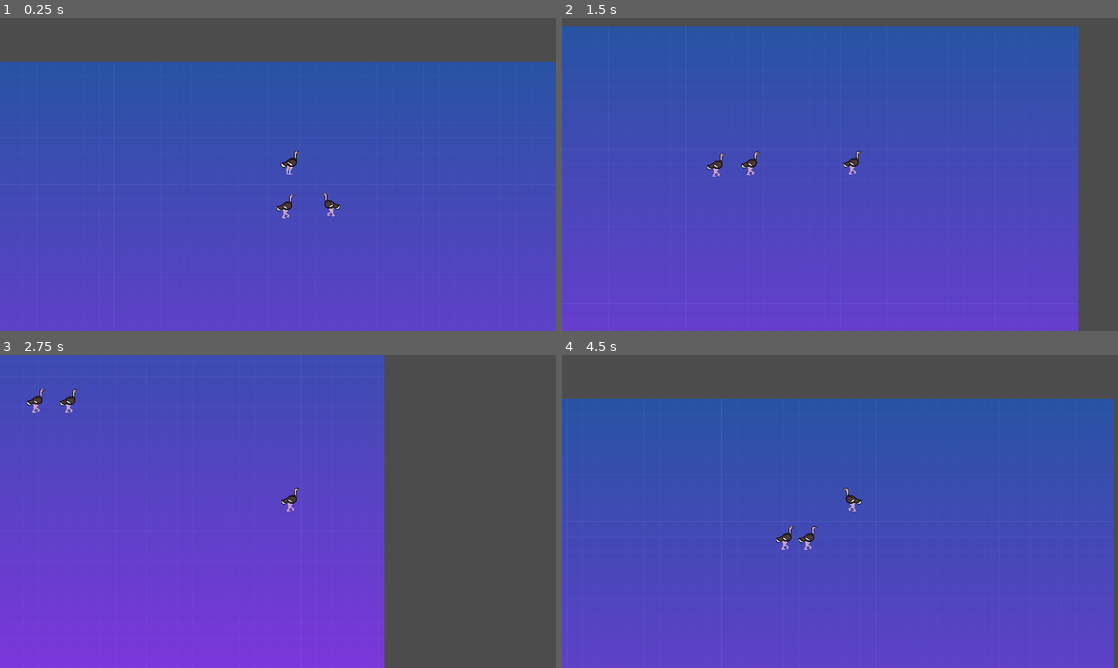
Above: before the commit, frames 1-4 (two rows, left to right).
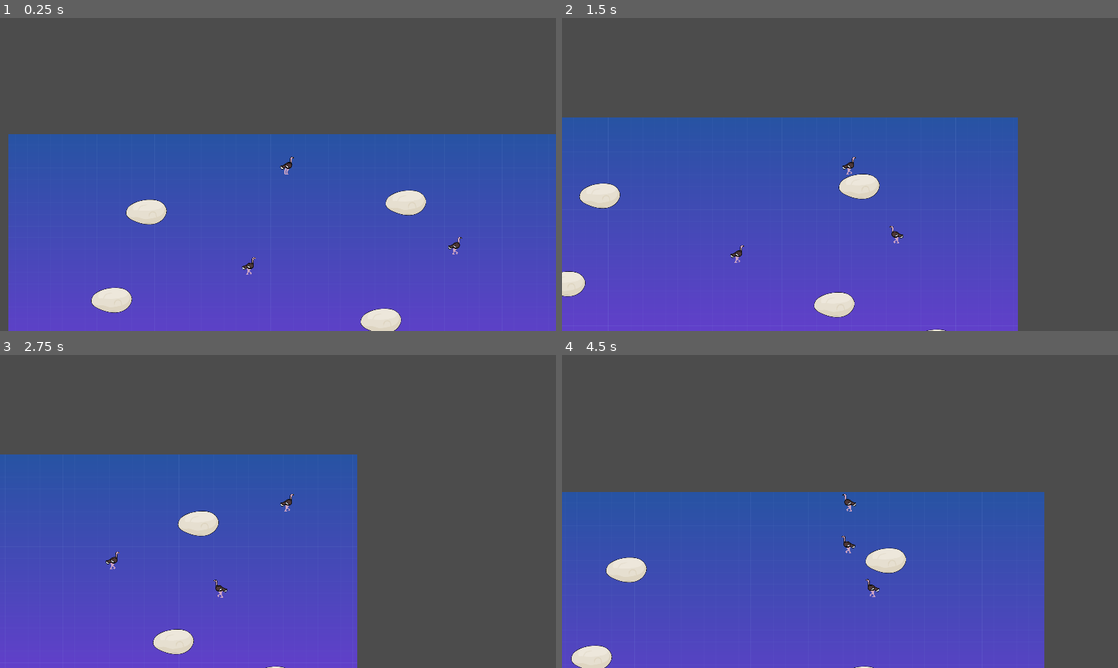
Above: after the commit, the same moments.

Repository: wholeNaNyards/game-ai
Game: Godot game, scene res://src/Main.tscn
The game is run twice, just before and just after one commit, with the same random seed, the same clock (stepped at 60 frames per second) and the same inputs.
Inputs (mouse positions are in pixels of both pictures, inside the frame that each line leads up to):
- Up to frame 1 (0.25 s): no input
- Up to frame 2 (1.5 s): move the mouse to (962, 158) at 0.52 s; press the mouse at (962, 158) at 0.53 s; hold D (move_right) 0.53-1.28 s; move the mouse to (728, 190) at 1.27 s; release the mouse at (728, 190) at 1.28 s; hold S (move_down) from 1.28 s (still down); click (728, 190) at 1.35 s
- Up to frame 3 (2.75 s): move the mouse to (333, 442) at 2.02 s; release S (move_down) at 2.03 s; press the mouse at (333, 442) at 2.03 s; hold D (move_right) from 2.03 s (still down)
- Up to frame 4 (4.5 s): move the mouse to (812, 574) at 2.77 s; release D (move_right) at 2.78 s; release the mouse at (812, 574) at 2.78 s; hold W (move_up) 2.78-3.53 s; click (812, 574) at 2.85 s; move the mouse to (1006, 558) at 3.52 s; press the mouse at (1006, 558) at 3.53 s; hold A (move_left) from 3.53 s (still down); move the mouse to (673, 464) at 4.27 s; release the mouse at (673, 464) at 4.28 s; click (673, 464) at 4.35 s

The runs differ from the first frame. In frame 1, 26% of the frame differs, in the area x 0-100%, y 14-100%; in frame 2, 37%; in frame 3, 69%, in the area x 0-70%, y 0-100%; in frame 4, 39%.

Commit message:
Refactored steering behaviors

Diff:
--- a/MovingEntity.gd
+++ b/MovingEntity.gd
@@ -1,20 +1,25 @@
 class_name MovingEntity
 extends KinematicBody2D
 
-export (int, 10, 10000) var max_speed = 800
-export (float, 0.1, 20.0) var mass = 5.0
-export (float, 10, 10000) var max_force = 800.0
+export (int, 10, 10000) var max_speed = 250
+export (int, 10, 10000) var speed = 500
+export (float, 0.1, 20.0) var mass = 1.0
+# Controls how hard it is to turn the vehicle
+export (float, 10.0, 100000) var max_force = 50000.0
 
 var velocity = Vector2()
 
 func get_velocity() -> Vector2:
 	return velocity
 
+func get_speed() -> int:
+	return speed
+
 func get_max_speed() -> int:
 	return max_speed
 
 func get_position() -> Vector2:
-	return position
+	return global_position
 
 func get_mass() -> float:
 	return mass
--- a/src/Main.tscn
+++ b/src/Main.tscn
@@ -1,10 +1,17 @@
-[gd_scene load_steps=6 format=2]
+[gd_scene load_steps=9 format=2]
 
 [ext_resource path="res://src/ai/Prey.tscn" type="PackedScene" id=1]
 [ext_resource path="res://src/Rock.tscn" type="PackedScene" id=2]
 [ext_resource path="res://assets/background.png" type="Texture" id=3]
 [ext_resource path="res://src/Main.gd" type="Script" id=4]
 [ext_resource path="res://src/player/Player.tscn" type="PackedScene" id=5]
+[ext_resource path="res://src/ai/Predator.tscn" type="PackedScene" id=6]
+
+[sub_resource type="RectangleShape2D" id=1]
+extents = Vector2( 984, 12 )
+
+[sub_resource type="RectangleShape2D" id=2]
+extents = Vector2( 16, 560 )
 
 [node name="Main" type="Node2D"]
 position = Vector2( 0, 3 )
@@ -15,68 +22,72 @@
 texture = ExtResource( 3 )
 
 [node name="Player" parent="." instance=ExtResource( 5 )]
-position = Vector2( 88, -75 )
+position = Vector2( 90, -227 )
+collision_mask = 16
+
+[node name="Prey" parent="." instance=ExtResource( 1 )]
+position = Vector2( -16, 85 )
+
+[node name="Predator" parent="." instance=ExtResource( 6 )]
+position = Vector2( 696, 21 )
 
 [node name="Rocks" type="Node2D" parent="."]
-visible = false
 
 [node name="Rock" parent="Rocks" instance=ExtResource( 2 )]
-position = Vector2( 368, 157 )
+position = Vector2( 528, -83 )
 
 [node name="Rock2" parent="Rocks" instance=ExtResource( 2 )]
-position = Vector2( -48, 269 )
+position = Vector2( -368, -51 )
+
+[node name="Rock5" parent="Rocks" instance=ExtResource( 2 )]
+position = Vector2( -488, 253 )
+
+[node name="Rock6" parent="Rocks" instance=ExtResource( 2 )]
+position = Vector2( -464, 573 )
+
+[node name="Rock7" parent="Rocks" instance=ExtResource( 2 )]
+position = Vector2( 784, 453 )
 
 [node name="Rock3" parent="Rocks" instance=ExtResource( 2 )]
-position = Vector2( 176, 225 )
+position = Vector2( -16, 501 )
 
 [node name="Rock4" parent="Rocks" instance=ExtResource( 2 )]
-position = Vector2( 376, 29 )
+position = Vector2( 442, 325 )
 
-[node name="Rock5" parent="Rocks" instance=ExtResource( 2 )]
-position = Vector2( 64, -55 )
+[node name="Walls" type="Node2D" parent="."]
 
-[node name="Rock6" parent="Rocks" instance=ExtResource( 2 )]
-position = Vector2( -112, 45 )
+[node name="WallTop" type="StaticBody2D" parent="Walls"]
+position = Vector2( -336, -371 )
+collision_layer = 16
+collision_mask = 0
 
-[node name="Rock10" parent="Rocks" instance=ExtResource( 2 )]
-position = Vector2( 312, -179 )
+[node name="CollisionShape2D" type="CollisionShape2D" parent="Walls/WallTop"]
+position = Vector2( 456, -4 )
+shape = SubResource( 1 )
 
-[node name="Rock11" parent="Rocks" instance=ExtResource( 2 )]
-position = Vector2( 40, -155 )
+[node name="WallLeft" type="StaticBody2D" parent="Walls"]
+position = Vector2( -840, 709 )
+collision_layer = 16
+collision_mask = 0
 
-[node name="Rock7" parent="Rocks" instance=ExtResource( 2 )]
-position = Vector2( 352, -75 )
+[node name="CollisionShape2D" type="CollisionShape2D" parent="Walls/WallLeft"]
+position = Vector2( -8, -536 )
+shape = SubResource( 2 )
 
-[node name="Rock8" parent="Rocks" instance=ExtResource( 2 )]
-position = Vector2( -192, 245 )
+[node name="WallBottom" type="StaticBody2D" parent="Walls"]
+position = Vector2( 4, 1085 )
+collision_layer = 16
+collision_mask = 0
 
-[node name="Rock9" parent="Rocks" instance=ExtResource( 2 )]
-position = Vector2( -256, 93 )
+[node name="CollisionShape2D2" type="CollisionShape2D" parent="Walls/WallBottom"]
+position = Vector2( 120, -375 )
+shape = SubResource( 1 )
 
-[node name="Rock12" parent="Rocks" instance=ExtResource( 2 )]
-position = Vector2( 54, -251 )
+[node name="WallRight" type="StaticBody2D" parent="Walls"]
+position = Vector2( 1072, 5 )
+collision_layer = 16
+collision_mask = 0
 
-[node name="Rock13" parent="Rocks" instance=ExtResource( 2 )]
-position = Vector2( 72, -351 )
-
-[node name="Rock14" parent="Rocks" instance=ExtResource( 2 )]
-position = Vector2( 360, -355 )
-
-[node name="Rock15" parent="Rocks" instance=ExtResource( 2 )]
-position = Vector2( 216, -387 )
-
-[node name="Prey" parent="." instance=ExtResource( 1 )]
-position = Vector2( 104, 45 )
-max_speed = 2000
-mass = 1.0
-max_force = 2000.0
-initial_leader = NodePath("../Player")
-offset = Vector2( -50, -50 )
-
-[node name="Prey2" parent="." instance=ExtResource( 1 )]
-position = Vector2( 233, 37 )
-max_speed = 2000
-mass = 1.0
-max_force = 2000.0
-initial_leader = NodePath("../Player")
-offset = Vector2( 0, -50 )
+[node name="CollisionShape2D2" type="CollisionShape2D" parent="Walls/WallRight"]
+position = Vector2( 8, 168 )
+shape = SubResource( 2 )
--- a/src/ai/AI.gd
+++ b/src/ai/AI.gd
@@ -8,9 +8,6 @@
 export (int, 1, 1000) var wander_radius = 250
 export (float, 0.1, 100) var wander_angle_change: float = 2
 
-# Arrive Behavior
-export (float, 1.0, 500.0) var slowing_radius = 200.0
-
 func _physics_process(delta: float) -> void:
-	velocity = steering_manager.calculate(delta)
-	velocity = move_and_slide(velocity)
+	var new_velocity = steering_manager.calculate(delta)
+	velocity = move_and_slide(new_velocity)
--- a/src/ai/AI.tscn
+++ b/src/ai/AI.tscn
@@ -7,6 +7,5 @@
 collision_layer = 0
 collision_mask = 0
 script = ExtResource( 8 )
-mass = 20.0
 
 [node name="SteeringManager" parent="." instance=ExtResource( 9 )]
--- a/src/ai/Predator.gd
+++ b/src/ai/Predator.gd
@@ -9,6 +9,11 @@
 
 onready var starting_position = position
 
+# Obstacle Avoidance
+export var avoid_collisions = true
+var max_avoid_force : float = 500
+onready var raycasts : Node2D = $Raycasts
+
 func _ready() -> void:
 	animated_sprite.play("walking")
 
@@ -18,9 +23,12 @@
 	else:
 		animated_sprite.flip_h = true
 
-	if position.distance_to(starting_position) > 500:
-		steering_manager.seek(starting_position)
-		return
+	if avoid_collisions:
+		steering_manager.obstacle_avoidance(raycasts, max_avoid_force)
+
+#	if position.distance_to(starting_position) > 1000:
+#		steering_manager.seek(starting_position)
+#		return
 
 	if resting:
 		stamina += 1
--- a/src/ai/Predator.tscn
+++ b/src/ai/Predator.tscn
@@ -8,17 +8,16 @@
 extents = Vector2( 24, 32 )
 
 [sub_resource type="CircleShape2D" id=1]
-radius = 768.0
+radius = 316.986
 
 [node name="Predator" instance=ExtResource( 1 )]
 collision_layer = 8
-collision_mask = 4
+collision_mask = 21
 script = ExtResource( 2 )
-mass = 5.0
 max_stamina = 2000
+avoid_collisions = true
 
 [node name="CollisionShape2D" type="CollisionShape2D" parent="." index="0"]
-position = Vector2( 0, -32 )
 shape = SubResource( 2 )
 
 [node name="PreyDetector" type="Area2D" parent="." index="2"]
@@ -31,10 +30,31 @@
 shape = SubResource( 1 )
 
 [node name="AnimatedSprite" type="AnimatedSprite" parent="." index="3"]
-position = Vector2( 0, -32 )
 scale = Vector2( 0.5, 0.5 )
 frames = ExtResource( 3 )
 animation = "walking"
 
+[node name="Raycasts" type="Node2D" parent="." index="4"]
+position = Vector2( 0, 16 )
+scale = Vector2( 0.5, 0.5 )
+
+[node name="RayCast2D" type="RayCast2D" parent="Raycasts" index="0"]
+position = Vector2( 0, -72 )
+enabled = true
+cast_to = Vector2( 48, 0 )
+collision_mask = 17
+
+[node name="RayCast2D2" type="RayCast2D" parent="Raycasts" index="1"]
+position = Vector2( 0, -32 )
+enabled = true
+cast_to = Vector2( 48, 0 )
+collision_mask = 17
+
+[node name="RayCast2D3" type="RayCast2D" parent="Raycasts" index="2"]
+position = Vector2( 0, 8 )
+enabled = true
+cast_to = Vector2( 48, 0 )
+collision_mask = 17
+
 [connection signal="body_entered" from="PreyDetector" to="." method="_on_PreyDetector_body_entered"]
 [connection signal="body_exited" from="PreyDetector" to="." method="_on_PreyDetector_body_exited"]
--- a/src/ai/Prey.gd
+++ b/src/ai/Prey.gd
@@ -1,21 +1,20 @@
 extends AI
 
 onready var animated_sprite : AnimatedSprite = $AnimatedSprite
-onready var obstacle_detector : Area2D = $ObstacleDetector
-onready var sprite_size = animated_sprite.frames.get_frame("walking", 0).get_size() * animated_sprite.scale * .5
-onready var shape : Shape2D = $ObstacleDetector/CollisionShape2D.shape
+onready var starting_position = position
 
+# Avoidance Steering
+var predator : AI
+
+# Leader Following
 export var initial_leader := NodePath()
 var leader: MovingEntity
+export var offset : float = 200
 
-export var min_box_length : int = 25
-var box_length : float
-
-export var offset : Vector2
-
-var predator : AI
-
-onready var starting_position = position
+# Obstacle Avoidance
+export var avoid_collisions = true
+var max_avoid_force : float = 500
+onready var raycasts : Node2D = $Raycasts
 
 func _ready() -> void:
 	animated_sprite.play("walking")
@@ -23,28 +22,25 @@
 		leader = get_node(initial_leader)
 
 func _physics_process(_delta: float) -> void:
-	box_length = min_box_length + abs(((get_velocity() / get_max_speed()) * min_box_length).x)
-	shape.extents = Vector2(box_length, sprite_size.y + 10)
+#	animated_sprite.rotation = velocity.angle()
 
 	if velocity.x >= 0:
-		obstacle_detector.position = Vector2(shape.extents.x + sprite_size.x, -sprite_size.y/2)
 		animated_sprite.flip_h = false
 	else:
-		obstacle_detector.position = Vector2(-shape.extents.x - sprite_size.x, -sprite_size.y/2)
 		animated_sprite.flip_h = true
+
+	if avoid_collisions:
+		steering_manager.obstacle_avoidance(raycasts, max_avoid_force)
 
 	if leader:
 		steering_manager.offset_pursuit(leader, offset)
-		return
-
-	if position.distance_to(starting_position) > 1000:
-		steering_manager.seek(starting_position)
-		return
-
-	if predator != null:
+#	elif position.distance_to(starting_position) > 500:
+#		steering_manager.seek(starting_position)
+	elif predator != null:
 		steering_manager.evade(predator)
 	elif Input.is_action_pressed("left_click"):
-		steering_manager.seek(get_global_mouse_position())
+		var mouse_pos = get_global_mouse_position()
+		steering_manager.seek(mouse_pos)
 	else:
 		steering_manager.wander(wander_distance, wander_radius, wander_angle_change)
 
@@ -58,6 +54,3 @@
 
 func get_animated_sprite() -> AnimatedSprite:
 	return animated_sprite
-
-func _on_ObstacleDetector_body_entered(body: Node2D) -> void:
-	steering_manager.obstacle_avoidance(body, box_length)
--- a/src/ai/Prey.tscn
+++ b/src/ai/Prey.tscn
@@ -8,27 +8,21 @@
 extents = Vector2( 24, 32 )
 
 [sub_resource type="CircleShape2D" id=1]
-radius = 320.0
-
-[sub_resource type="RectangleShape2D" id=3]
-extents = Vector2( 24, 16 )
+radius = 184.567
 
 [node name="Prey" instance=ExtResource( 1 )]
 position = Vector2( 1, 0 )
 collision_layer = 4
-collision_mask = 24
+collision_mask = 25
 script = ExtResource( 2 )
-mass = 5.0
 initial_leader = NodePath("")
-min_box_length = 25
-offset = Vector2( 0, 0 )
+offset = 200.0
+avoid_collisions = true
 
 [node name="CollisionShape2D" type="CollisionShape2D" parent="." index="0"]
-position = Vector2( 0, -32 )
 shape = SubResource( 2 )
 
 [node name="PredatorDetector" type="Area2D" parent="." index="2"]
-visible = false
 collision_layer = 4
 collision_mask = 8
 monitorable = false
@@ -38,22 +32,31 @@
 shape = SubResource( 1 )
 
 [node name="AnimatedSprite" type="AnimatedSprite" parent="." index="3"]
-position = Vector2( 0, -32 )
+position = Vector2( -1, 0 )
 scale = Vector2( 0.5, 0.5 )
 frames = ExtResource( 3 )
 animation = "walking"
 
-[node name="Camera2D" type="Camera2D" parent="." index="4"]
-zoom = Vector2( 0.5, 0.5 )
+[node name="Raycasts" type="Node2D" parent="." index="4"]
+position = Vector2( 0, 32 )
 
-[node name="ObstacleDetector" type="Area2D" parent="." index="5"]
-collision_layer = 0
-collision_mask = 16
+[node name="RayCast2D" type="RayCast2D" parent="Raycasts" index="0"]
+position = Vector2( 0, -72 )
+enabled = true
+cast_to = Vector2( 48, 0 )
+collision_mask = 17
 
-[node name="CollisionShape2D" type="CollisionShape2D" parent="ObstacleDetector" index="0"]
-position = Vector2( 0, -16 )
-shape = SubResource( 3 )
+[node name="RayCast2D2" type="RayCast2D" parent="Raycasts" index="1"]
+position = Vector2( 0, -32 )
+enabled = true
+cast_to = Vector2( 48, 0 )
+collision_mask = 17
+
+[node name="RayCast2D3" type="RayCast2D" parent="Raycasts" index="2"]
+position = Vector2( 0, 8 )
+enabled = true
+cast_to = Vector2( 48, 0 )
+collision_mask = 17
 
 [connection signal="body_entered" from="PredatorDetector" to="." method="_on_PredatorDetector_body_entered"]
 [connection signal="body_exited" from="PredatorDetector" to="." method="_on_PredatorDetector_body_exited"]
-[connection signal="body_entered" from="ObstacleDetector" to="." method="_on_ObstacleDetector_body_entered"]
--- a/src/ai/SteeringManager.gd
+++ b/src/ai/SteeringManager.gd
@@ -2,7 +2,7 @@
 extends Node2D
 
 onready var host: MovingEntity = owner
-var steering_force = Vector2()
+var acceleration = Vector2()
 var wander_angle : float = 0.0
 
 # DEBUG Options
@@ -27,53 +27,63 @@
 #			draw_line(Vector2.ZERO, start_pos, Color.black, 3.0)
 
 func reset() -> void:
-	steering_force = Vector2()
+	acceleration = Vector2()
 	wander_angle = 0.0
 
 func calculate(delta: float) -> Vector2:
-	var host_velocity = Vector2.ZERO
+	var new_velocity = host.get_velocity() + (acceleration * delta)
+	new_velocity = limit(new_velocity, host.get_max_speed())
+	acceleration = Vector2()
+	return new_velocity
 
-	steering_force = truncate(steering_force, host.get_max_force())
-	var steering_acceleration = steering_force / host.get_mass()
-	steering_acceleration *= delta
+func apply_force(steering_force : Vector2) -> void:
+	# Limit to within max force
+	steering_force = limit(steering_force, host.get_max_force())
+	var new_acceleration = steering_force / host.get_mass()
+	acceleration += new_acceleration
 
-	return truncate(host_velocity + steering_acceleration, host.get_max_speed())
-
-func seek(target_position : Vector2, slowing_radius : float = 200.0) -> void:
-	steering_force += _do_seek(target_position, slowing_radius)
+func seek(target_position : Vector2, slowing_radius : float = 1000.0) -> void:
+	var steering_force = _do_seek(target_position, slowing_radius)
+	apply_force(steering_force)
 
 func flee(target_position : Vector2) -> void:
-	steering_force += _do_flee(target_position)
+	var steering_force = _do_flee(target_position)
+	apply_force(steering_force)
 
 func wander(wander_distance : int, wander_radius: int, wander_angle_change : float) -> void:
-	steering_force += _do_wander(wander_distance, wander_radius, wander_angle_change)
+	var steering_force = _do_wander(wander_distance, wander_radius, wander_angle_change)
+	apply_force(steering_force)
 
 func pursuit(evader: MovingEntity) -> void:
-	steering_force += _do_pursuit(evader)
+	var steering_force = _do_pursuit(evader)
+	apply_force(steering_force)
 
 func evade(pursuer: MovingEntity) -> void:
-	steering_force += _do_evade(pursuer)
+	var steering_force = _do_evade(pursuer)
+	apply_force(steering_force)
 
-func obstacle_avoidance(body: Node2D, box_length: float) -> void:
-	steering_force += _do_obstacle_avoidance(body, box_length)
+func obstacle_avoidance(raycasts: Node2D, max_avoid_force: float) -> void:
+	var steering_force = _do_obstacle_avoidance(raycasts, max_avoid_force)
+	apply_force(steering_force)
 
-func offset_pursuit(leader: MovingEntity, offset: Vector2) -> void:
-	steering_force += _do_offset_pursuit(leader, offset)
+func offset_pursuit(leader: MovingEntity, offset: float) -> void:
+	var steering_force = _do_offset_pursuit(leader, offset)
+	apply_force(steering_force)
 
-func _do_seek(target_position : Vector2, slowing_radius : float = 0.0) -> Vector2:
-	var desired_velocity = target_position - host.get_position()
-	if desired_velocity.length_squared() <= (slowing_radius * slowing_radius):
-		# Inside the slowing area
-		var distance = desired_velocity.length()
-		desired_velocity = desired_velocity.normalized() * host.get_max_speed() * (distance / slowing_radius)
-	else:
-		# Outside the slowing area
-		desired_velocity = desired_velocity.normalized() * host.get_max_speed()
+func _do_seek(target_position : Vector2, slowing_radius : float = 1000.0) -> Vector2:
+	var desired_direction = target_position - host.get_position()
+	var desired_velocity = desired_direction.normalized() * host.get_speed()
+
+	# Start slowing down if we're withing the slowdown area
+	if desired_velocity.length_squared() < (slowing_radius * slowing_radius):
+		desired_velocity *= (desired_velocity.length() / slowing_radius)
 
 	return desired_velocity - host.get_velocity()
 
 func _do_flee(target_position : Vector2) -> Vector2:
-	var desired_velocity = (host.get_position() - target_position).normalized() * host.get_max_speed()
+	var desired_direction = host.get_position() - target_position
+	var desired_velocity = desired_direction.normalized() * host.get_speed()
+
 	return desired_velocity - host.get_velocity()
 
 func _do_wander(wander_distance : int, wander_radius: int, wander_angle_change : float) -> Vector2:
@@ -90,63 +100,75 @@
 	displacement = Vector2(cos(wander_angle) * length, sin(wander_angle) * length)
 
 	# Change wander_angle just a bit, so it won't have the same value in the next frame
-	wander_angle += randf() * wander_angle_change - wander_angle_change * 0.5;
+	wander_angle += randf() * wander_angle_change - wander_angle_change * 0.5
 
 	return wander_circle_center + displacement
 
 func _do_pursuit(evader: MovingEntity) -> Vector2:
-	var distance = evader.position - host.get_position()
-	var future_frames = distance.length() / evader.max_speed
-	# Calculate where evader will be future_frames ahead
-	var future_position = evader.position + (evader.get_velocity() * future_frames)
+	var evader_position = evader.get_position()
+	var desired_position = evader_position - host.get_position()
+	var updates_ahead = desired_position.length() / evader.get_max_speed()
+	# Calculate where evader will be updates_ahead ahead
+	var future_position = evader_position + (evader.get_velocity() * updates_ahead)
 
-	return _do_seek(future_position, 0.0)
+	return _do_seek(future_position)
 
 func _do_evade(pursuer: MovingEntity) -> Vector2:
-	var distance = pursuer.position - host.get_position()
-	var future_frames = distance.length() / pursuer.max_speed
-	# Calculate where pursuer will be future_frames ahead
-	var future_position = pursuer.position + (pursuer.get_velocity() * future_frames)
+	var pursuer_position = pursuer.get_position()
+	var distance = pursuer_position - host.get_position()
+	var updates_ahead = distance.length() / pursuer.get_max_speed()
+	# Calculate where pursuer will be updates_ahead ahead
+	var future_position = pursuer_position + (pursuer.get_velocity() * updates_ahead)
 
 	return _do_flee(future_position)
 
-func _do_obstacle_avoidance(body: Node2D, box_length: float) -> Vector2:
-	var collider = body.get_node("CollisionShape2D")
-	if not collider:
-		return Vector2.ZERO
+func _do_obstacle_avoidance(raycasts: Node2D, max_avoid_force: float) -> Vector2:
+	var host_velocity = host.get_velocity()
+	raycasts.rotation = host_velocity.angle()
 
-	var obstacle_local : Vector2 = to_local(body.global_position)
+	var length = host_velocity.length()
+	for raycast in raycasts.get_children():
+		raycast = raycast as RayCast2D
+		raycast.cast_to.x = length
+		if raycast.is_colliding():
+			var obstacle : PhysicsBody2D = raycast.get_collider()
+			var avoid_direction = host.get_position() + host_velocity - obstacle.global_position
+			return avoid_direction.normalized() * max_avoid_force
 
-	# Calculate Lateral Force
-	var multiplier = 1.0 + (box_length - obstacle_local.x) / box_length
-	var lateral_force = (collider.shape.extents.y / 2 - obstacle_local.y) * multiplier
+	return Vector2.ZERO
 
-	# Calculate Braking Force
-	var breaking_weight = 0.2
-	var braking_force = (collider.shape.extents.x / 2 - obstacle_local.x) * breaking_weight
+func _do_offset_pursuit(leader: MovingEntity, offset: float) -> Vector2:
+	var leader_velocity = leader.get_velocity()
+	var tv : Vector2 = Vector2(leader_velocity.x, leader_velocity.y)
 
-	return to_global(Vector2(braking_force, lateral_force))
+	tv *= -1
+	tv = tv.normalized()
+	tv *= offset
 
-func _do_offset_pursuit(leader: MovingEntity, offset: Vector2) -> Vector2:
-	# Calculate offset's position in global space
-	var leader_velocity = leader.get_velocity()
-	var global_offset_position = Vector2.ZERO
-	if leader_velocity.x >= 0:
-		global_offset_position.x = leader.global_position.x - offset.x
-	else:
-		global_offset_position.x = leader.global_position.x + offset.x
-	if leader_velocity.y >= 0:
-		global_offset_position.y = leader.global_position.y - offset.y
-	else:
-		global_offset_position.y = leader.global_position.y + offset.y
+	var leader_position = leader.get_position()
+	var behind : Vector2 = Vector2(leader_position.x, leader_position.y) + tv
 
-	var to_offset : Vector2 = global_offset_position - host.get_position()
+	return _do_seek(behind)
+#	# Calculate offset's position in global space
+#	var leader_velocity = leader.get_velocity()
+#	var global_offset_position = Vector2.ZERO
+#	if leader_velocity.x >= 0:
+#		global_offset_position.x = leader.global_position.x - offset.x
+#	else:
+#		global_offset_position.x = leader.global_position.x + offset.x
+#	if leader_velocity.y >= 0:
+#		global_offset_position.y = leader.global_position.y - offset.y
+#	else:
+#		global_offset_position.y = leader.global_position.y + offset.y
+#
+#	var to_offset : Vector2 = global_offset_position - host.get_position()
+#
+#	var look_ahead_time : float = to_offset.length() / (host.get_speed() + leader_velocity.length())
+#
+#	return _do_seek(global_offset_position + leader_velocity * look_ahead_time)
 
-	var look_ahead_time : float = to_offset.length() / (host.get_max_speed() + leader_velocity.length())
+func limit(vector: Vector2, max_value: float) -> Vector2:
+	if vector.length_squared() > max_value * max_value:
+		vector = vector.normalized() * max_value
 
-	return _do_seek(global_offset_position + leader_velocity * look_ahead_time)
-
-func truncate(vector: Vector2, max_value: float) -> Vector2:
-	if vector.length_squared() > (max_value * max_value):
-		return vector.normalized() * max_value
 	return vector
--- a/src/player/Player.gd
+++ b/src/player/Player.gd
@@ -3,7 +3,6 @@
 
 export (float, 0, 1.0) var friction = 0.5
 export (float, 0, 1.0) var acceleration = 0.5
-export (int, 100, 2000) var speed = 500
 
 onready var state_machine = $StateMachine
 onready var animated_sprite = $AnimatedSprite
--- a/src/player/Player.tscn
+++ b/src/player/Player.tscn
@@ -53,4 +53,3 @@
 
 [node name="Camera2D" type="Camera2D" parent="."]
 current = true
-zoom = Vector2( 0.75, 0.75 )
Not shown: 1 places in src/ai/Prey.tscn that only renumber resources
